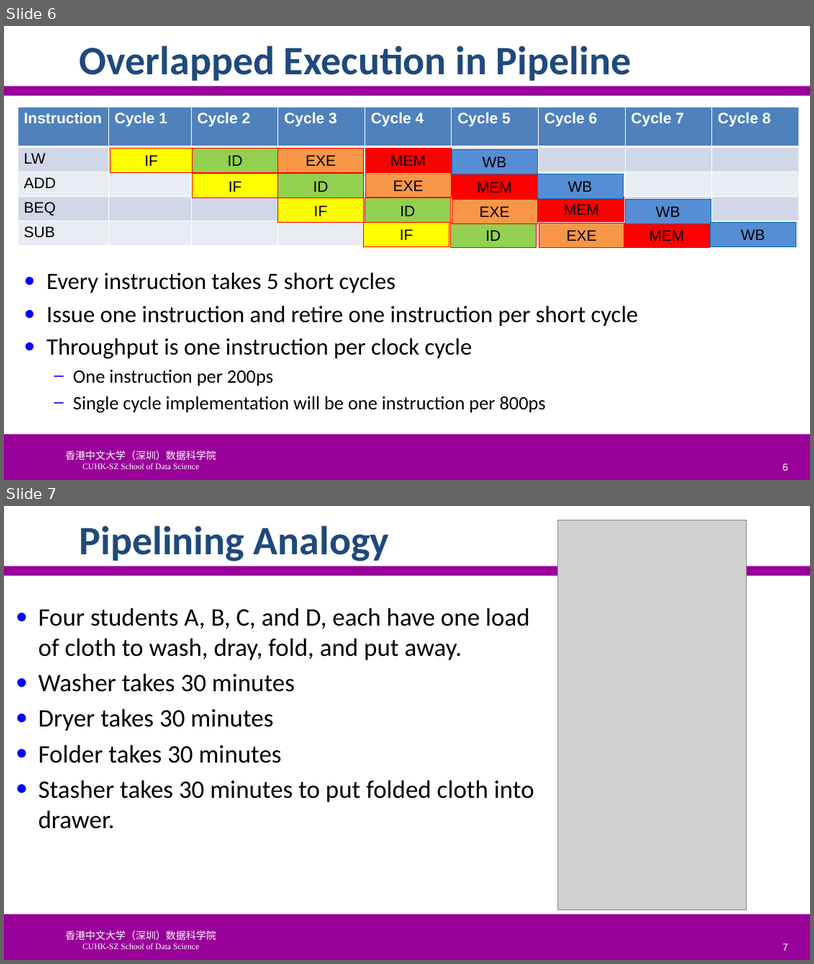
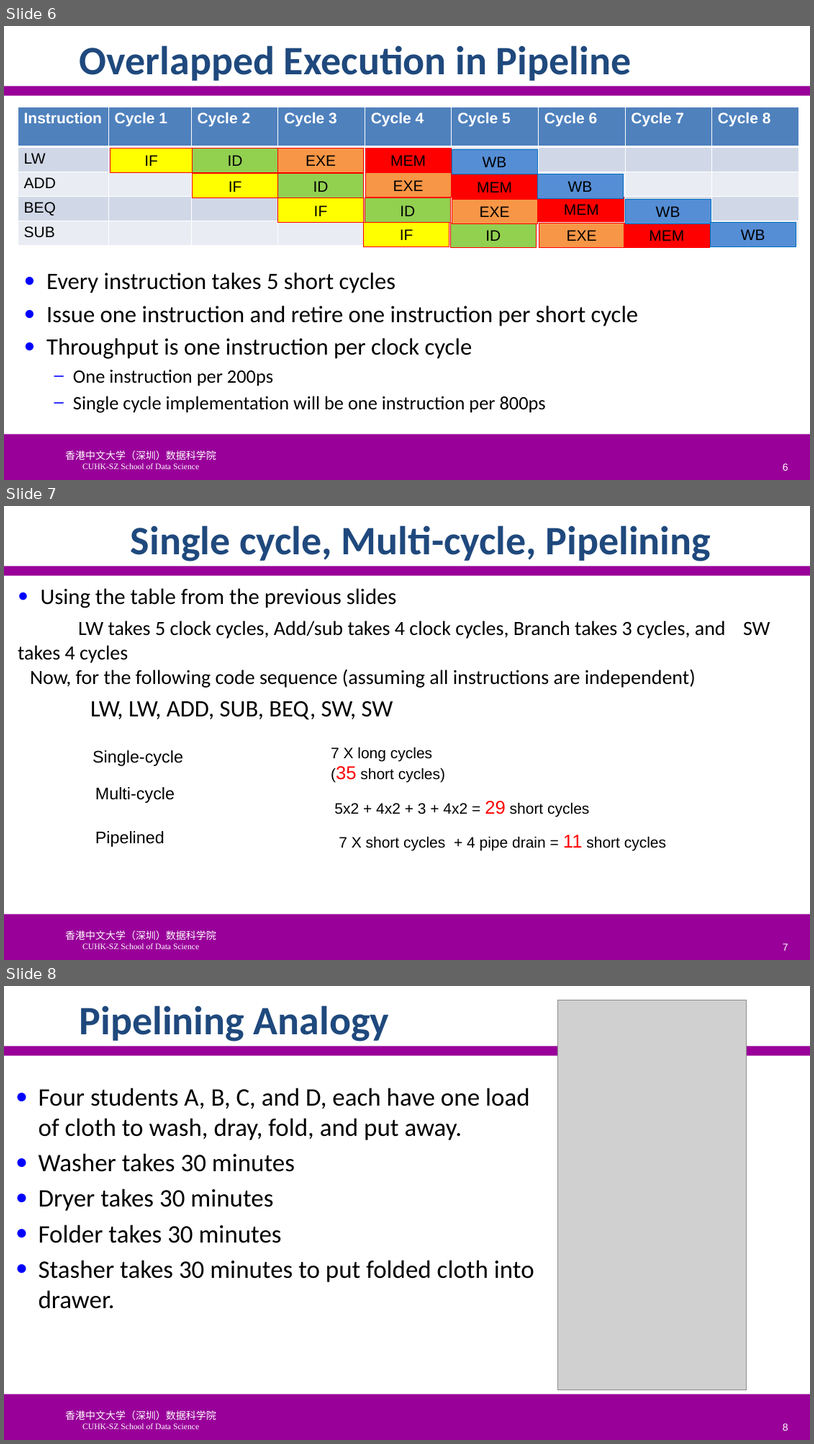
Before and after one commit to SUNCHAOYI923/CMU_CSAPP, a slide deck: slide/CA3060-4-Pipeline.pptx. Shown one above the other, each under a label of ours: slides 6 and 7 before the commit, slides 6, 7 and 8 after it. The pictures are 814x964 and 814x1444 pixels, drawn with LibreOffice and Linux fonts; fonts in the diff are those of the drawing; grey boxes stand for pictures; background and template pictures are left out. Boxes give left, top, right and bottom in pixels: in the first picture for what was removed or moved away, otherwise in the second. Text is boxed around its words. In the diff, an @@ line names an element or a change of style, - is before the commit and + after.

```diff
--- a/slide/CA3060-4-Pipeline.pptx
+++ b/slide/CA3060-4-Pipeline.pptx
@@ slide 7 added at (x1=4, y1=506, x2=810, y2=960), background #FFFFFF; not listed: 3 template elements that a slide beside it also shows @@
@@ title added at (x1=131, y1=525, x2=711, y2=561), 48 pt, text #1F497D, bold @@
+Single cycle, Multi-cycle, Pipelining
@@ text added at (x1=18, y1=588, x2=771, y2=663), 24 pt, text #000000 @@
+● Using the table from the previous slides
+LW takes 5 clock cycles, Add/sub takes 4 clock cycles, Branch takes 3 cycles, and SW takes 4 cycles
@@ text added at (x1=30, y1=669, x2=696, y2=720), 24 pt, text #000000 @@
+Now, for the following code sequence (assuming all instructions are independent)
+LW, LW, ADD, SUB, BEQ, SW, SW
@@ text added at (x1=93, y1=750, x2=183, y2=766), 20 pt, text #000000 @@
+Single-cycle
@@ text added at (x1=331, y1=746, x2=445, y2=782), 18 pt, text #000000 @@
+7 X long cycles
+(35 short cycles)
@@ text added at (x1=95, y1=787, x2=175, y2=803), 20 pt, text #000000 @@
+Multi-cycle
@@ text added at (x1=334, y1=800, x2=589, y2=816), 18 pt, text #000000 @@
+5x2 + 4x2 + 3 + 4x2 = 29 short cycles
@@ text added at (x1=95, y1=831, x2=165, y2=847), 20 pt, text #000000 @@
+Pipelined
@@ text added at (x1=339, y1=834, x2=666, y2=851), 18 pt, text #000000 @@
+7 X short cycles + 4 pipe drain = 11 short cycles
@@ page number added at (x1=783, y1=943, x2=789, y2=950), 12 pt, text #FFFFFF @@
+7
@@ what was slide 7 is now slide 8 @@
@@ page number at (x1=783, y1=1423, x2=789, y2=1430): text changed @@
-7
+8
```
Also in this commit, not shown: 1 slide changed, 2 other slides added, 5 other files.
